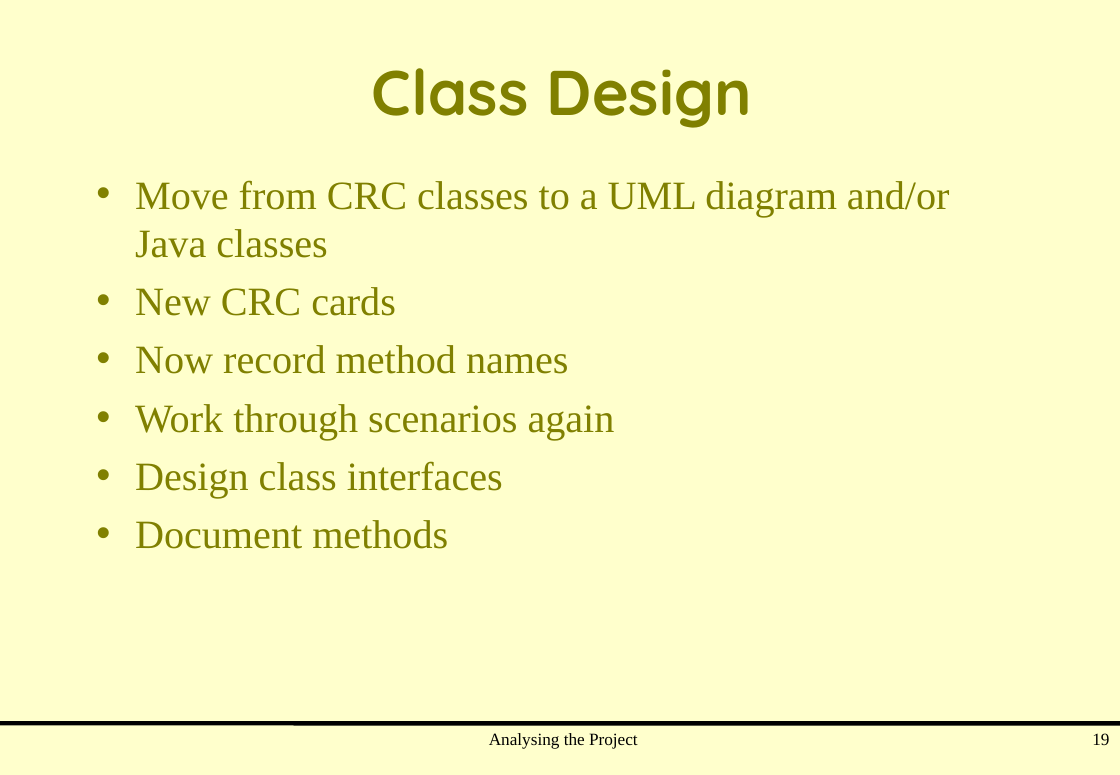
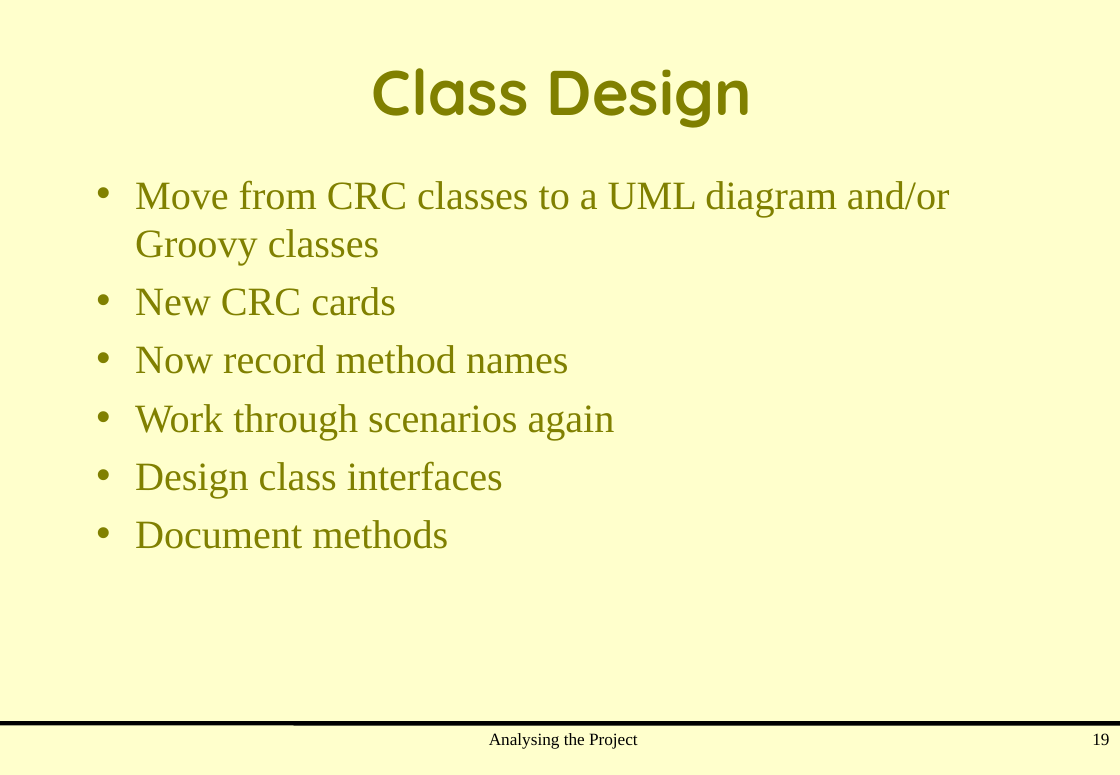
Before and after one commit to cpjobling/at-m42-2009, a slide deck: slide 19 of Documents/Analysis.ppt. Drawn at 1120x775 pixels with LibreOffice and Linux fonts; fonts in the diff are those of the drawing. Boxes give left, top, right and bottom in pixels: in the first picture for what was removed or moved away, otherwise in the second. Text is boxed around its words. In the diff, an @@ line names an element or a change of style, - is before the commit and + after.

```diff
--- a/Documents/Analysis.ppt
+++ b/Documents/Analysis.ppt
@@ text at (x1=135, y1=180, x2=950, y2=265): text changed @@
-• Move from CRC classes to a UML diagram and/or Java classes
+• Move from CRC classes to a UML diagram and/or Groovy classes
```
Also in this commit, not shown: 6 other slides changed, 1 other file.
